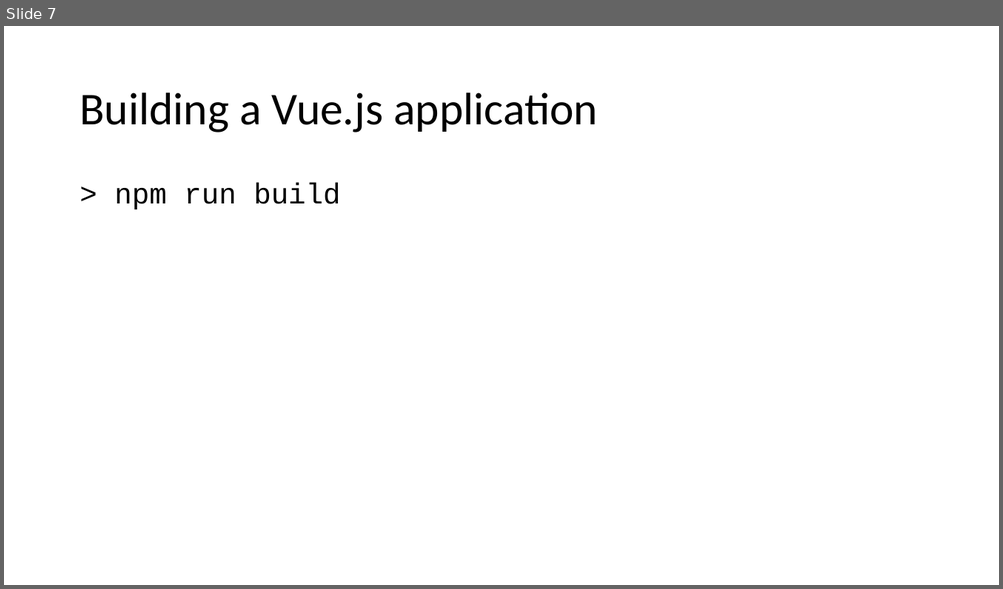
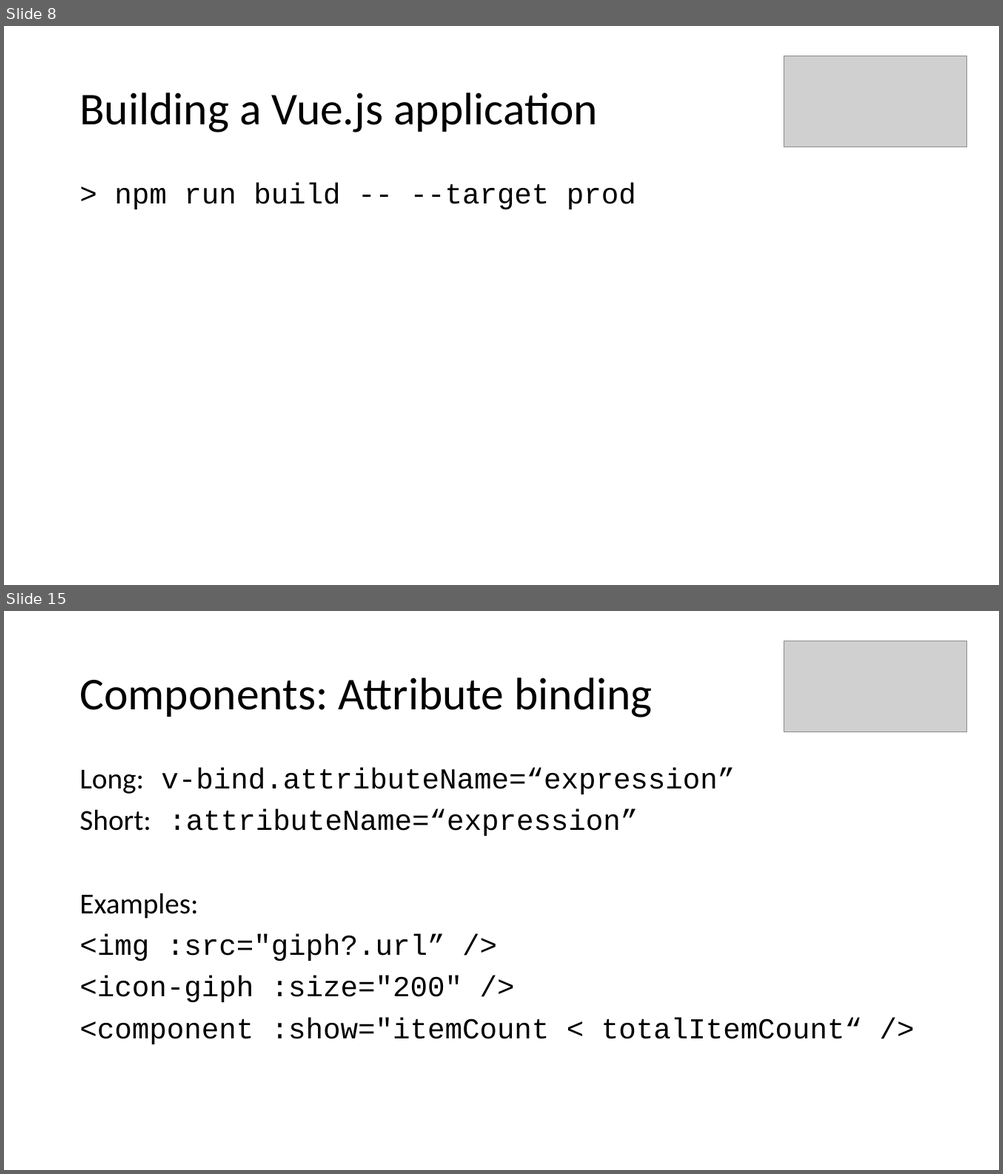
Before and after one commit to aljazsim/vue-masterclass-examples, a slide deck: Vuejs Masterclass.pptx. Shown one above the other, each under a label of ours: slide 7 before the commit, slides 8 and 15 after it; the slides between them are not shown. The pictures are 1003x589 and 1003x1174 pixels, drawn with LibreOffice and Linux fonts; fonts in the diff are those of the drawing; grey boxes stand for pictures. Boxes give left, top, right and bottom in pixels: in the first picture for what was removed or moved away, otherwise in the second. Text is boxed around its words. In the diff, an @@ line names an element or a change of style, - is before the commit and + after.

```diff
--- a/Vuejs Masterclass.pptx
+++ b/Vuejs Masterclass.pptx
@@ slide 15 added at <box>4,611,999,1170</box>, background #FFFFFF @@
@@ picture added at <box>784,641,967,732</box> @@
@@ title added at <box>79,678,652,718</box>, 44 pt, text #000000 @@
+Components: Attribute binding
@@ text added at <box>79,768,862,1045</box>, 28 pt, text #000000 @@
+Long: v-bind.attributeName=“expression”
+Short: :attributeName=“expression”
+Examples:
+<img :src="giph?.url” />
+<icon-giph :size="200" />
+<component :show="itemCount < totalItemCount“ />
@@ what was slide 7 is now slide 8 @@
@@ slide 8 changed as well @@
@@ picture added at <box>784,56,967,147</box> @@
@@ text at <box>114,183,636,210</box>: text changed @@
-> npm run build
+> npm run build -- --target prod
```
Also in this commit, not shown: 7 other slides changed, 31 other slides added, 1 other file.
